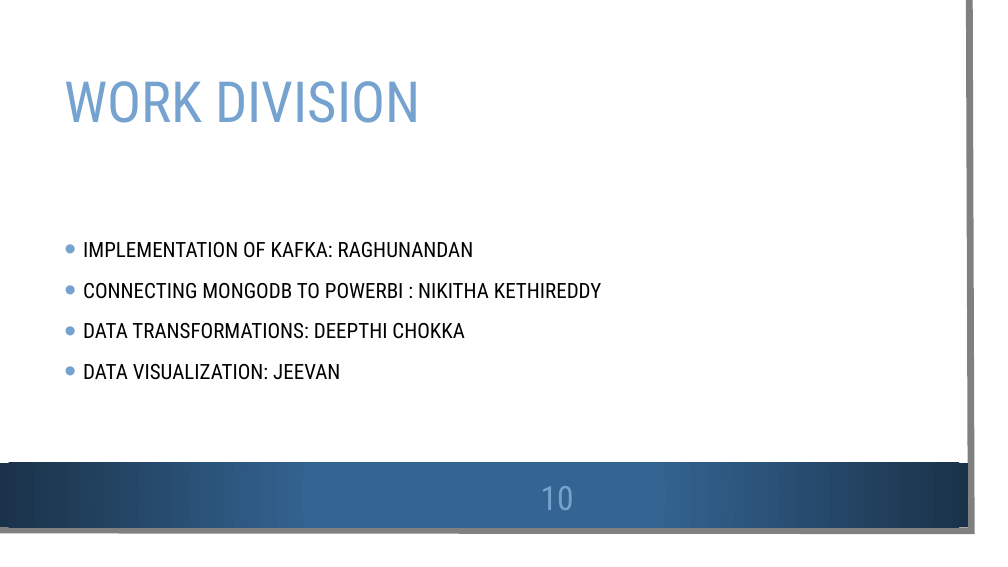
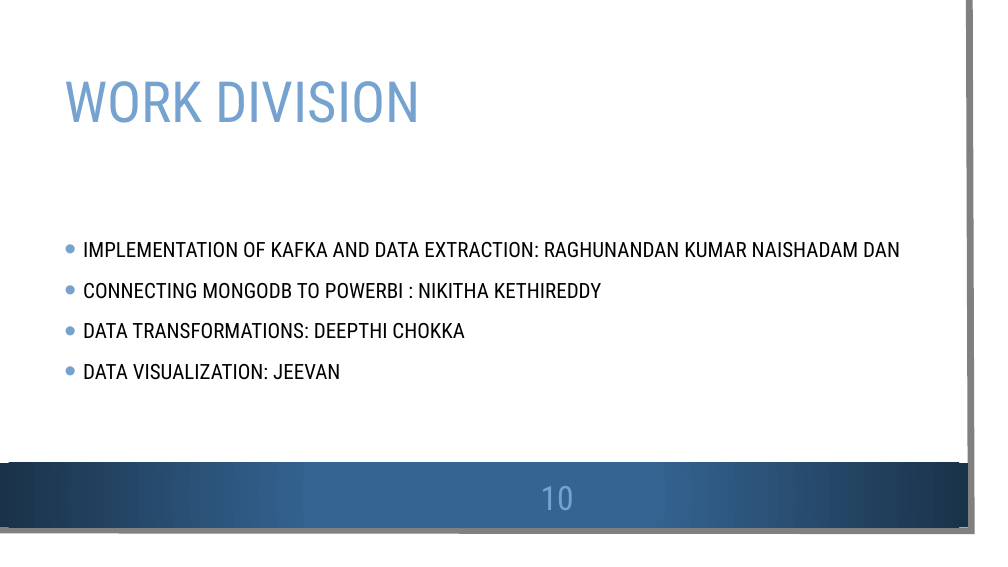
Before and after one commit to Deepthi1003/DataEncoders, a slide deck: slide 10 of Data Encoders.pptx. Drawn at 1008x567 pixels with LibreOffice and Linux fonts; fonts in the diff are those of the drawing; background and template pictures are left out. Boxes give left, top, right and bottom in pixels: in the first picture for what was removed or moved away, otherwise in the second. Text is boxed around its words. In the diff, an @@ line names an element or a change of style, - is before the commit and + after.

```diff
--- a/Data Encoders.pptx
+++ b/Data Encoders.pptx
@@ text at [83,242,900,258]: text changed @@
-• IMPLEMENTATION OF KAFKA: RAGHUNANDAN
+• IMPLEMENTATION OF KAFKA AND DATA EXTRACTION: RAGHUNANDAN KUMAR NAISHADAM DAN
```
Also in this commit, not shown: 8 other slides changed, 1 other file.
